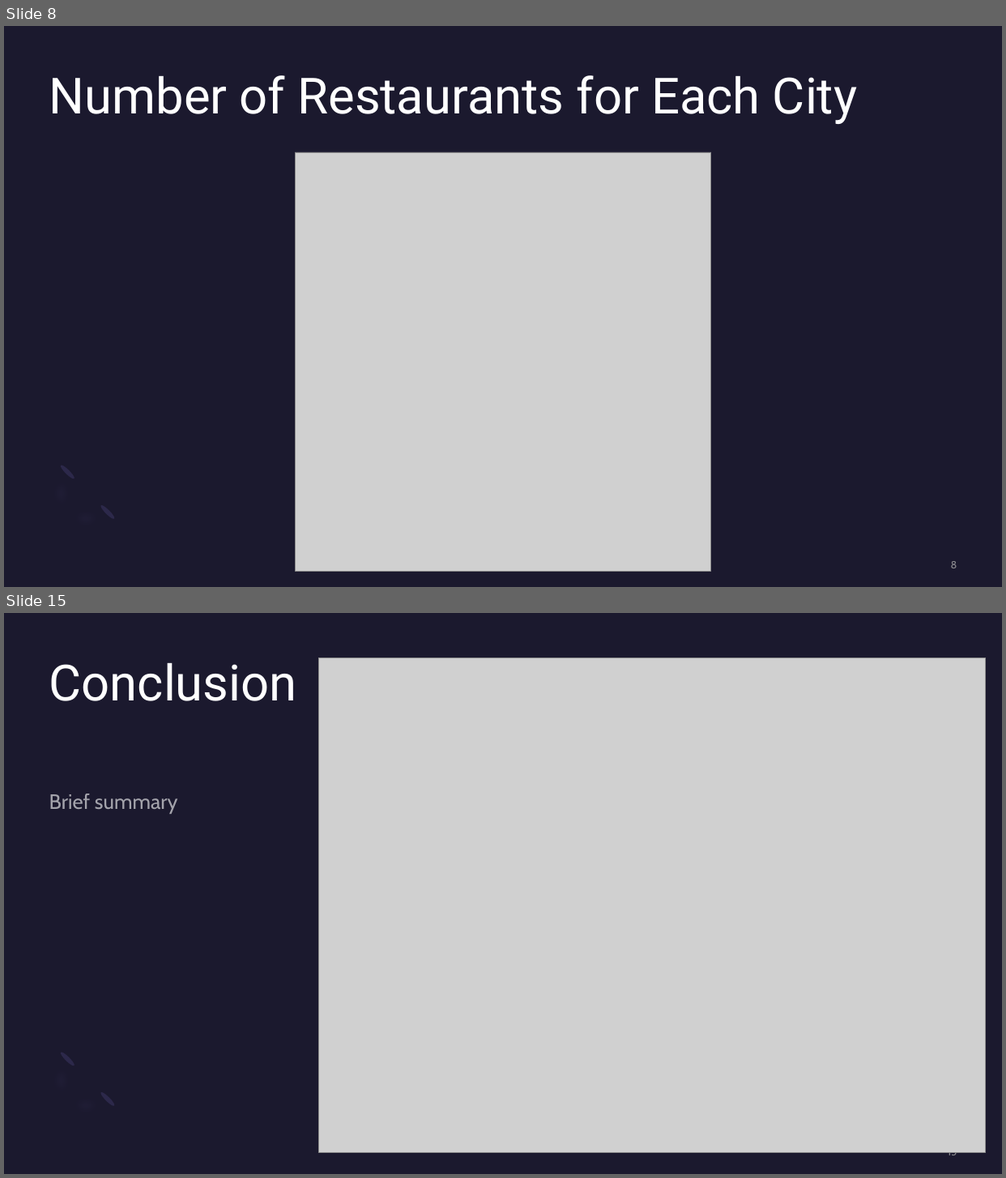
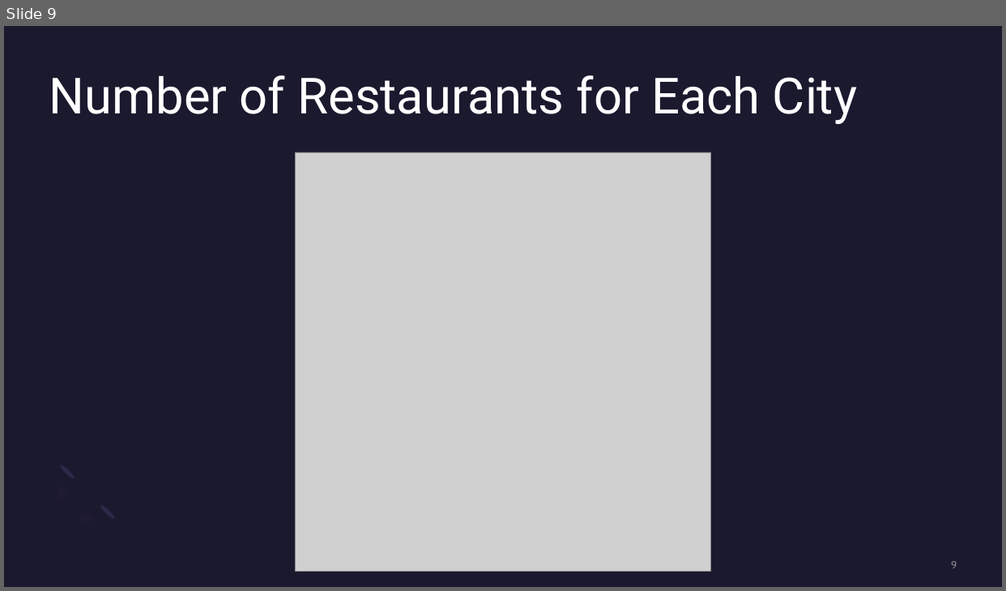
Before and after one commit to mward95/Restaurant_API, a slide deck: Sanjay Dabra/Presentation1.pptx. Shown one above the other, each under a label of ours: slides 8 and 15 before the commit, slide 9 after it; the slides between them are not shown. The pictures are 1006x1178 and 1006x591 pixels, drawn with LibreOffice and Linux fonts; fonts in the diff are those of the drawing; grey boxes stand for pictures. Boxes give left, top, right and bottom in pixels: in the first picture for what was removed or moved away, otherwise in the second. Text is boxed around its words. In the diff, an @@ line names an element or a change of style, - is before the commit and + after.

```diff
--- a/Sanjay Dabra/Presentation1.pptx
+++ b/Sanjay Dabra/Presentation1.pptx
@@ slide 15 removed at (4, 613, 1002, 1174), background #1B192E; not listed: 3 template elements that a slide beside it also shows @@
@@ picture removed at (318, 658, 986, 1152) @@
@@ title removed at (49, 662, 297, 701) @@
-Conclusion
@@ text removed at (49, 794, 178, 813) @@
-Brief summary
@@ page number removed at (948, 1147, 957, 1159) @@
-15
@@ what was slide 8 is now slide 9 @@
@@ page number at (951, 561, 957, 569): text changed @@
-8
+9
```
Also in this commit, not shown: 7 slides changed, 4 slides added, 2 other slides removed.
